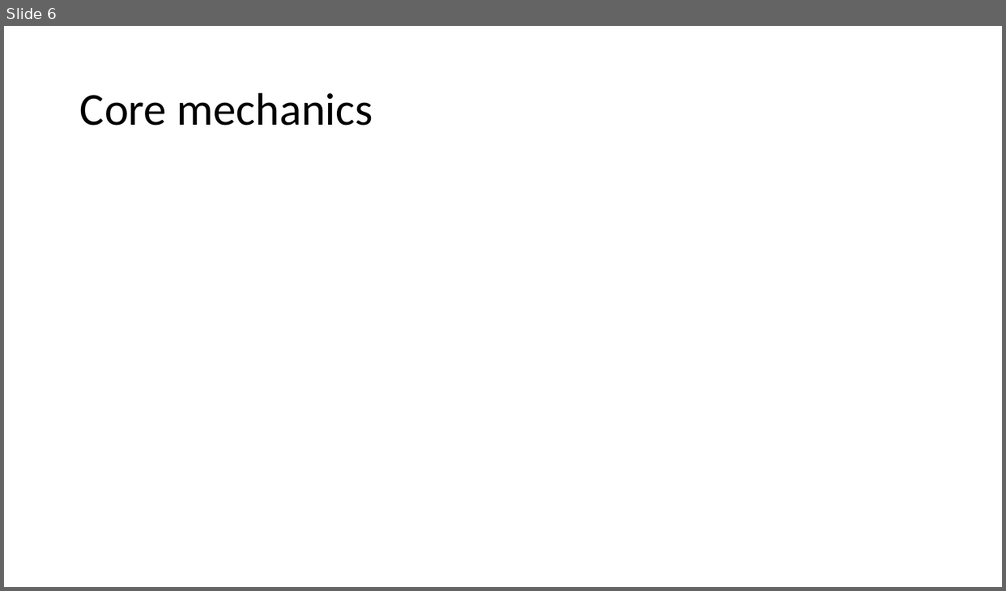
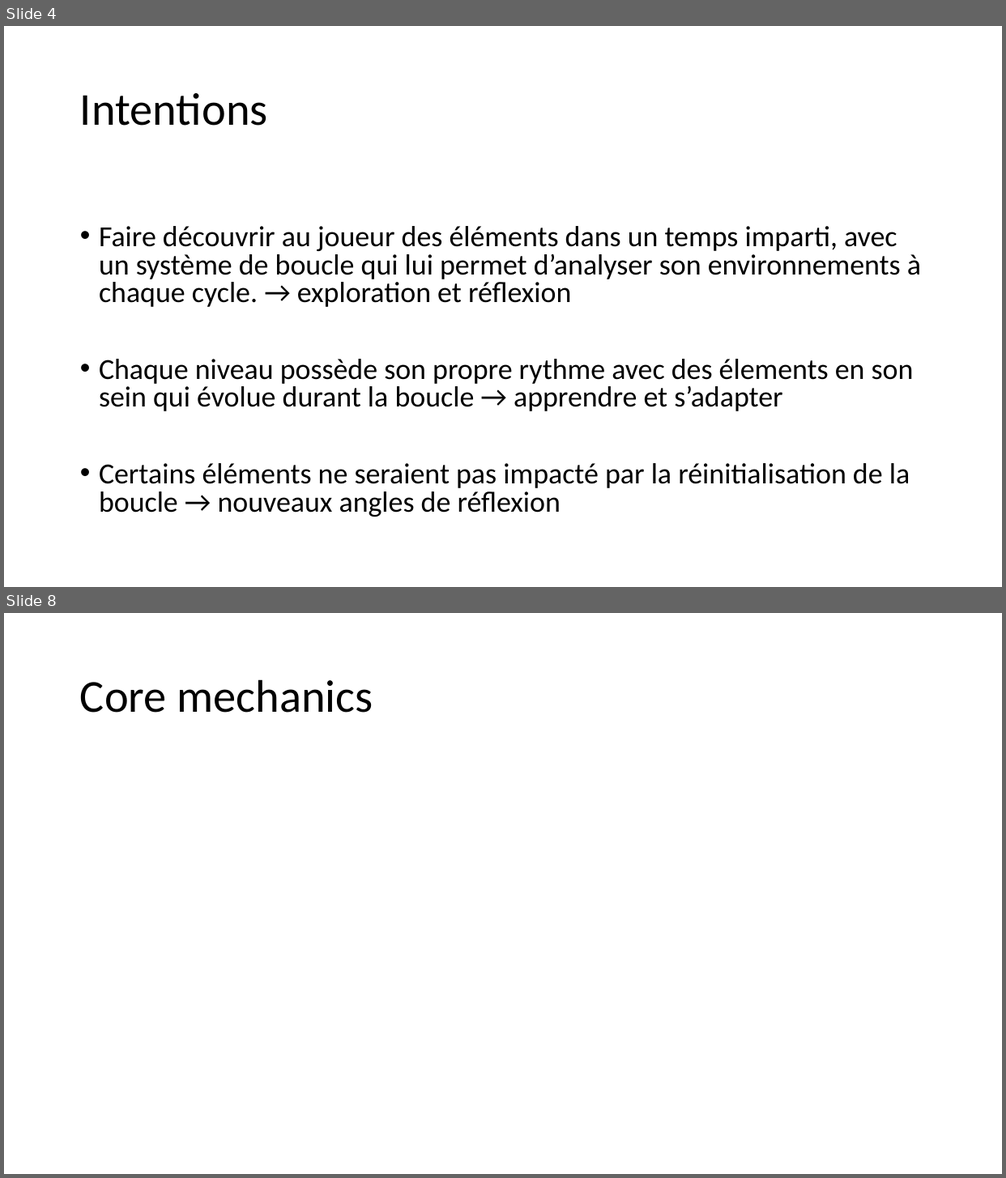
Before and after one commit to Quentingautier2B/Phainiks, a slide deck: Documents/Oiseau qui fait brrrr.pptx. Shown one above the other, each under a label of ours: slide 6 before the commit, slides 4 and 8 after it; the slides between them are not shown. The pictures are 1006x591 and 1006x1178 pixels, drawn with LibreOffice and Linux fonts; fonts in the diff are those of the drawing. Boxes give left, top, right and bottom in pixels: in the first picture for what was removed or moved away, otherwise in the second. Text is boxed around its words. In the diff, an @@ line names an element or a change of style, - is before the commit and + after.

Commit message:
update ppt
intentions + refs sur ppt

```diff
--- a/Documents/Oiseau qui fait brrrr.pptx
+++ b/Documents/Oiseau qui fait brrrr.pptx
@@ slide 4 added at [4,26,1002,587], background #FFFFFF @@
@@ title added at [80,93,268,126], 44 pt, text #000000 @@
+Intentions
@@ text added at [99,226,921,517], 28 pt, text #000000 @@
+• Faire découvrir au joueur des éléments dans un temps imparti, avec un système de boucle qui lui permet d’analyser son environnements à chaque cycle. → exploration et réflexion
+• Chaque niveau possède son propre rythme avec des élements en son sein qui évolue durant la boucle → apprendre et s’adapter
+• Certains éléments ne seraient pas impacté par la réinitialisation de la boucle → nouveaux angles de réflexion
@@ what was slide 6 is now slide 8 @@
```
Also in this commit, not shown: 1 slide changed, 3 other slides added, 2 slides removed, 1 other file.
